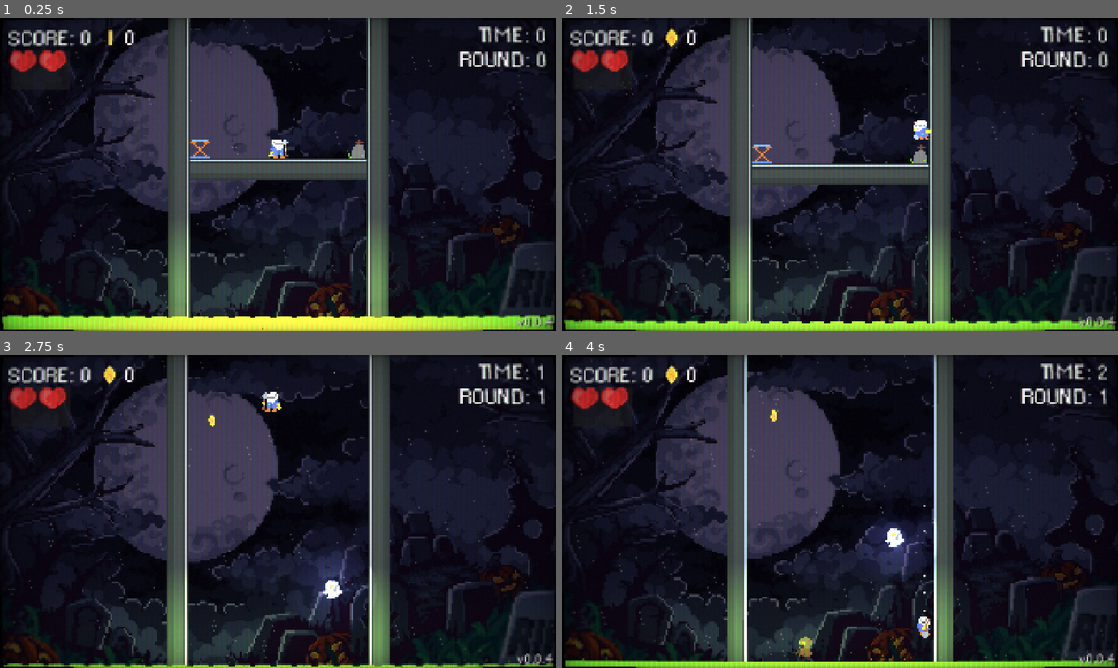
Above: before the commit, frames 1-4 (two rows, left to right).
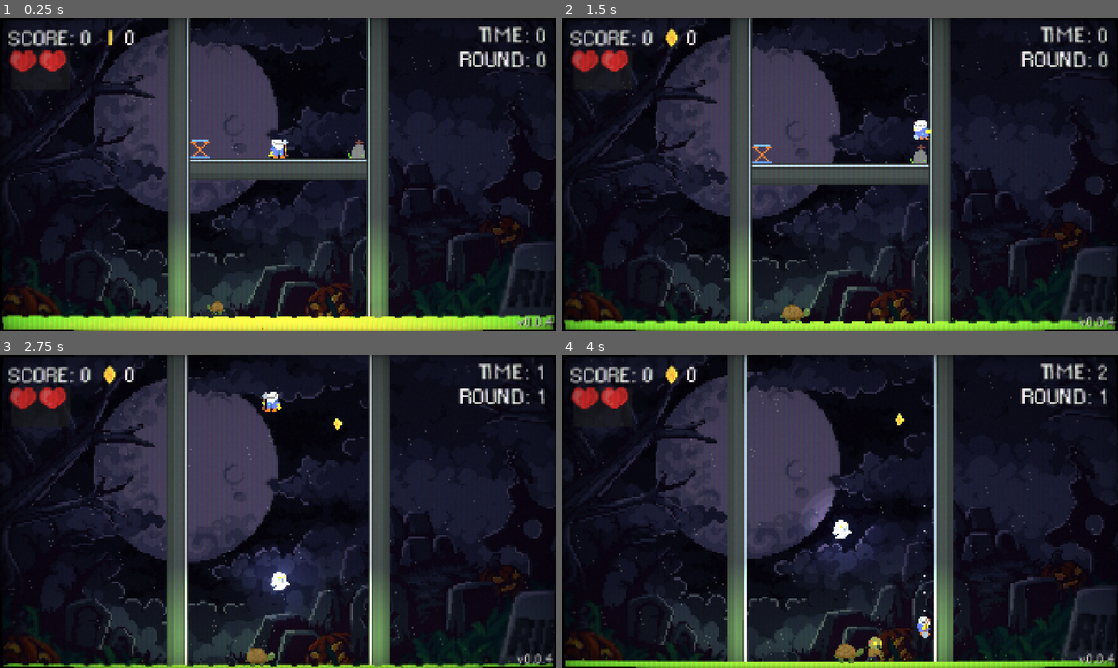
Above: after the commit, the same moments.

Repository: Giantswing/graveyard-bouncers
Game: Godot game, scene res://scenes/main-level.tscn
Two runs of this game, one before a commit and one after it. Both use one fixed random seed, a clock stepped at 60 frames per second and the inputs below.
Inputs:
- Up to frame 1 (0.25 s): no input
- Up to frame 2 (1.5 s): hold D (Right) from 0.53 s (still down); tap Space (Jump) at 0.77 s
- Up to frame 3 (2.75 s): tap Space (Jump) at 1.52 s; release D (Right) at 2.03 s; hold A (Left) from 2.03 s (still down)
- Up to frame 4 (4 s): release A (Left) at 2.78 s; hold D (Right) from 2.78 s (still down); tap Space (Jump) at 3.02, 3.77 s

The runs differ from the first frame. In frame 1, less than 0.1% of the frame differs, in the area x 37-41%, y 90-95%; in frame 2, 0.2%; in frame 3, 2.1%; in frame 4, 2.3%, in the area x 37-68%, y 17-99%.

Commit message:
Added helper enemy to round system

Diff:
--- a/scenes/game_manager.tscn
+++ b/scenes/game_manager.tscn
@@ -6,6 +6,7 @@
 [ext_resource type="Resource" uid="uid://ddgjdp27dbqwv" path="res://resources/enemies/ghost.tres" id="4_jdad8"]
 [ext_resource type="PackedScene" uid="uid://65lfj6gmngyw" path="res://scenes/trampoline.tscn" id="6_q8mjp"]
 [ext_resource type="Script" uid="uid://qtaa8f2f6x64" path="res://scripts/round_manager.gd" id="6_ternb"]
+[ext_resource type="PackedScene" uid="uid://xejrp383li1a" path="res://scenes/turtle.tscn" id="7_0rse5"]
 [ext_resource type="Script" uid="uid://b6bm2tl34chp6" path="res://scripts/round.gd" id="7_frtjd"]
 [ext_resource type="Resource" uid="uid://da2cajaly4sfq" path="res://resources/rewards/coin.tres" id="8_k4jhu"]
 [ext_resource type="Resource" uid="uid://dqjt5c0gd5xnf" path="res://resources/enemies/bat.tres" id="9_frtjd"]
@@ -25,6 +26,7 @@
 max_rewards = 5
 ground_type = 2
 has_trampoline = false
+has_helper_enemy = false
 metadata/_custom_type_script = ExtResource("7_frtjd")
 
 [sub_resource type="Resource" id="Resource_eaq8r"]
@@ -42,6 +44,7 @@
 max_rewards = 5
 ground_type = 1
 has_trampoline = false
+has_helper_enemy = false
 metadata/_custom_type_script = ExtResource("7_frtjd")
 
 [sub_resource type="Resource" id="Resource_ternb"]
@@ -59,6 +62,7 @@
 max_rewards = 5
 ground_type = 0
 has_trampoline = false
+has_helper_enemy = false
 metadata/_custom_type_script = ExtResource("7_frtjd")
 
 [sub_resource type="Resource" id="Resource_q8mjp"]
@@ -76,6 +80,7 @@
 max_rewards = 5
 ground_type = 1
 has_trampoline = false
+has_helper_enemy = true
 metadata/_custom_type_script = ExtResource("7_frtjd")
 
 [node name="GameManager" type="Node2D"]
@@ -83,6 +88,7 @@
 player_hp_max = 2
 game_rounds = Array[ExtResource("7_frtjd")]([SubResource("Resource_0rse5"), SubResource("Resource_eaq8r"), SubResource("Resource_ternb")])
 trampoline_prefab = ExtResource("6_q8mjp")
+helper_enemy_prefab = ExtResource("7_0rse5")
 
 [node name="RoundManager" type="Node2D" parent="."]
 script = ExtResource("6_ternb")
--- /dev/null
+++ b/scenes/turtle.tscn
@@ -0,0 +1,80 @@
+[gd_scene load_steps=10 format=3 uid="uid://xejrp383li1a"]
+
+[ext_resource type="Script" uid="uid://d4l82wmmlho1n" path="res://scripts/stats.gd" id="1_1l2iw"]
+[ext_resource type="Texture2D" uid="uid://djhacfugb8twm" path="res://scenes/turtle.png" id="1_diba4"]
+[ext_resource type="Script" uid="uid://cy38ea17p502" path="res://scripts/turtle.gd" id="1_hbk6c"]
+
+[sub_resource type="AtlasTexture" id="AtlasTexture_1l2iw"]
+atlas = ExtResource("1_diba4")
+region = Rect2(0, 0, 36, 36)
+
+[sub_resource type="AtlasTexture" id="AtlasTexture_hbk6c"]
+atlas = ExtResource("1_diba4")
+region = Rect2(36, 0, 36, 36)
+
+[sub_resource type="AtlasTexture" id="AtlasTexture_7kcg0"]
+atlas = ExtResource("1_diba4")
+region = Rect2(0, 36, 36, 36)
+
+[sub_resource type="AtlasTexture" id="AtlasTexture_xrtyu"]
+atlas = ExtResource("1_diba4")
+region = Rect2(36, 36, 36, 36)
+
+[sub_resource type="SpriteFrames" id="SpriteFrames_f2r5w"]
+animations = [{
+"frames": [{
+"duration": 1.0,
+"texture": SubResource("AtlasTexture_1l2iw")
+}, {
+"duration": 1.0,
+"texture": SubResource("AtlasTexture_hbk6c")
+}, {
+"duration": 1.0,
+"texture": SubResource("AtlasTexture_7kcg0")
+}, {
+"duration": 1.0,
+"texture": SubResource("AtlasTexture_xrtyu")
+}],
+"loop": true,
+"name": &"Walk",
+"speed": 10.0
+}]
+
+[sub_resource type="RectangleShape2D" id="RectangleShape2D_hbk6c"]
+size = Vector2(34, 23)
+
+[node name="Turtle" type="CharacterBody2D"]
+collision_layer = 4
+collision_mask = 0
+script = ExtResource("1_hbk6c")
+speed = 25.0
+
+[node name="Stats" type="Node2D" parent="."]
+script = ExtResource("1_1l2iw")
+hp_max = 600
+
+[node name="Sprite" type="AnimatedSprite2D" parent="."]
+texture_filter = 1
+sprite_frames = SubResource("SpriteFrames_f2r5w")
+animation = &"Walk"
+metadata/_aseprite_wizard_interface_config_ = {
+"pending_changes": {}
+}
+metadata/_aseprite_wizard_config_ = {
+"layers": [],
+"o_ex_p": "",
+"o_folder": "",
+"o_name": "",
+"only_visible": false,
+"should_round_fps": true,
+"slice": "",
+"source": "/home/alex/Pictures/sprites/turtle.aseprite"
+}
+metadata/_aseprite_wizard_source_file_hash_ = "c00164a8f01ff194fe778f6ef0a03de0"
+
+[node name="Collision" type="CollisionShape2D" parent="."]
+position = Vector2(0, 1.5)
+shape = SubResource("RectangleShape2D_hbk6c")
+
+[node name="BodyForwardCast" type="RayCast2D" parent="."]
+target_position = Vector2(25, 0)
--- a/scripts/game_manager.gd
+++ b/scripts/game_manager.gd
@@ -15,6 +15,7 @@
 @export var game_rounds: Array[GameRound]
 
 @export var trampoline_prefab: PackedScene
+@export var helper_enemy_prefab: PackedScene
 
 var round_time: int = 0
 var round_data: GameRound = null
@@ -149,8 +150,12 @@
 	var offset: float = 200
 
 	if round_data.has_trampoline:
-		print("Spawning trampoline")
 		var new_obj: Node2D = Utils.spawn_prefab(trampoline_prefab, reward_container, PrefabChance.SPAWN_POS_OPTIONS.GROUND, 20)
+		new_obj.scale = Vector2(0, 0)
+		Utils.fast_tween(new_obj, "scale", Vector2(1, 1), 0.4)
+
+	if round_data.has_helper_enemy:
+		var new_obj: Node2D = Utils.spawn_prefab(helper_enemy_prefab, reward_container, PrefabChance.SPAWN_POS_OPTIONS.GROUND, 20)
 		new_obj.scale = Vector2(0, 0)
 		Utils.fast_tween(new_obj, "scale", Vector2(1, 1), 0.4)
 
@@ -169,8 +174,6 @@
 			Utils.fast_tween(normal_floor, "position:y", ground_height + offset, 0.5)
 			Utils.fast_tween(toxic_floor, "position:y", ground_height + offset, 0.5)
 			Utils.fast_tween(lava_floor, "position:y", ground_height, 0.5)
-
-
 
 
 
@@ -191,6 +194,7 @@
 	# 	return false
 
 
+
 func add_powerup(powerup: PowerUp) -> void:
 	powerups.append(powerup)
 
@@ -200,6 +204,7 @@
 		player_hp_max += 1
 		Events.max_hp_changed.emit(player_hp_max)
 		Events.hp_changed.emit(player_hp_max, 0)
+
 
 func has_powerup(powerup_name: String, ignore_active: bool = false) -> bool:
 	for powerup in powerups:
@@ -213,6 +218,7 @@
 	return false
 
 
+
 func set_powerup_active(powerup_name: String, active: bool) -> void:
 	for powerup in powerups:
 		if powerup.power_up_name == powerup_name:
@@ -220,6 +226,7 @@
 			break
 
 
+
 func start_round() -> void:
 	game_width_start = right_wall.position.x - left_wall.position.x
 	game_width = game_width_start
@@ -265,6 +272,7 @@
 		reward.queue_free()
 
 	current_difficulty += 1
+
 	update_current_round()
 	set_up_round()
 
--- a/scripts/round.gd
+++ b/scripts/round.gd
@@ -26,6 +26,7 @@
 @export_category("Extras")
 @export var ground_type: GROUND_TYPES = GROUND_TYPES.NORMAL
 @export var has_trampoline: bool = false
+@export var has_helper_enemy: bool = false
 
 var original_chance: float
 var id: int = 0
--- /dev/null
+++ b/scripts/turtle.gd
@@ -0,0 +1,33 @@
+extends CharacterBody2D
+
+@export var speed: float = 50
+@onready var sprite: AnimatedSprite2D = $Sprite
+@onready var body_forward_cast: RayCast2D = $BodyForwardCast
+
+var raycast_length_x: float = 0
+
+var direction: int = 0
+
+func _ready() -> void:
+	raycast_length_x = body_forward_cast.target_position.x
+	change_direction(1 if randi() % 2 == 0 else -1)
+	sprite.play("Walk")
+
+
+func _physics_process(_delta: float) -> void:
+	# if !is_on_floor():
+	# 	velocity.y += get_gravity().y * delta
+
+	velocity.x = speed * direction
+
+	if body_forward_cast.is_colliding():
+		change_direction(-direction)
+
+	move_and_slide()
+
+
+func change_direction(new_direction: int) -> void:
+	if new_direction != direction:
+		direction = new_direction
+		sprite.flip_h = direction == -1
+		body_forward_cast.target_position = Vector2(direction * raycast_length_x, 0)
Not shown: 1 places in scenes/game_manager.tscn that only renumber resources
Binary file added: scenes/turtle.png
Not shown, added: scenes/turtle.png.import
Not shown, added: scripts/turtle.gd.uid
